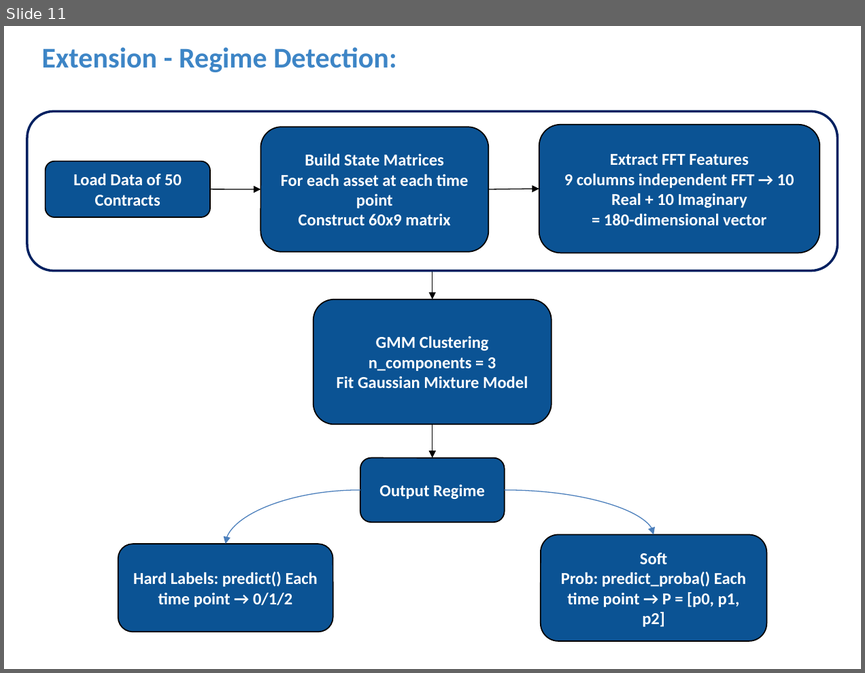
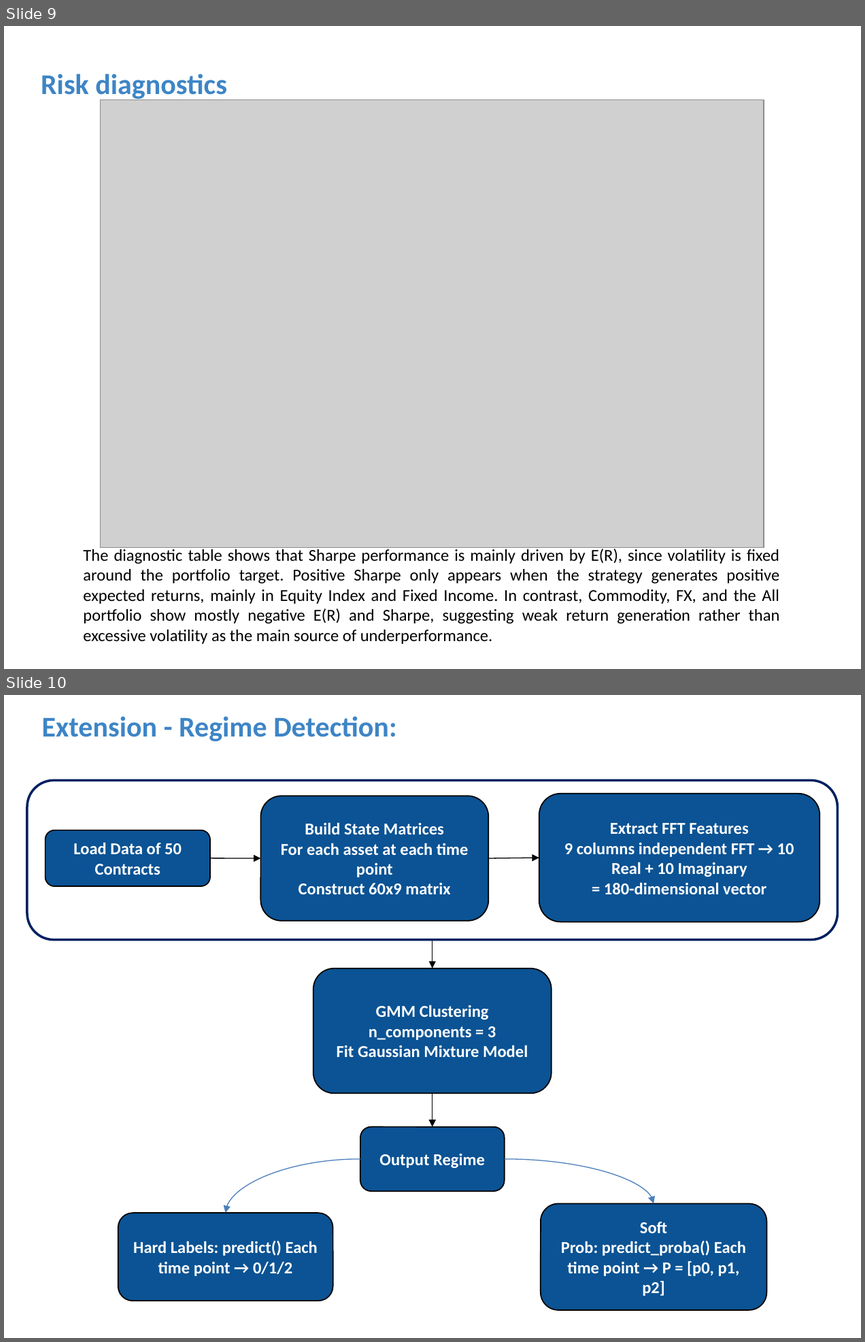
Before and after one commit to C-CU-2025-Fall/IEOR4733_Project, a slide deck: 伦钰婷做PPT要用的素材/DL_presentation_v2.4.pptx. Shown one above the other, each under a label of ours: slide 11 before the commit, slides 9 and 10 after it. The pictures are 865x673 and 865x1342 pixels, drawn with LibreOffice and Linux fonts; fonts in the diff are those of the drawing; grey boxes stand for pictures. Boxes give left, top, right and bottom in pixels: in the first picture for what was removed or moved away, otherwise in the second. Text is boxed around its words. In the diff, an @@ line names an element or a change of style, - is before the commit and + after.

```diff
--- a/伦钰婷做PPT要用的素材/DL_presentation_v2.4.pptx
+++ b/伦钰婷做PPT要用的素材/DL_presentation_v2.4.pptx
@@ slide 9 added at box(4, 26, 861, 669), background #FFFFFF @@
@@ title added at box(41, 74, 227, 101), 24 pt, text #3D85C6, bold @@
+Risk diagnostics
@@ picture added at box(100, 99, 763, 547) @@
@@ text added at box(83, 547, 780, 643), 14 pt, text #000000 @@
+The diagnostic table shows that Sharpe performance is mainly driven by E(R), since volatility is fixed around the portfolio target. Positive Sharpe only appears when the strategy generates positive expected returns, mainly in Equity Index and Fixed Income. In contrast, Commodity, FX, and the All portfolio show mostly negative E(R) and Sharpe, suggesting weak return generation rather than excessive volatility as the main source of underperformance.
@@ what was slide 11 is now slide 10 @@
```
Also in this commit, not shown: 2 slides changed, 2 slides removed, 16 other files.
